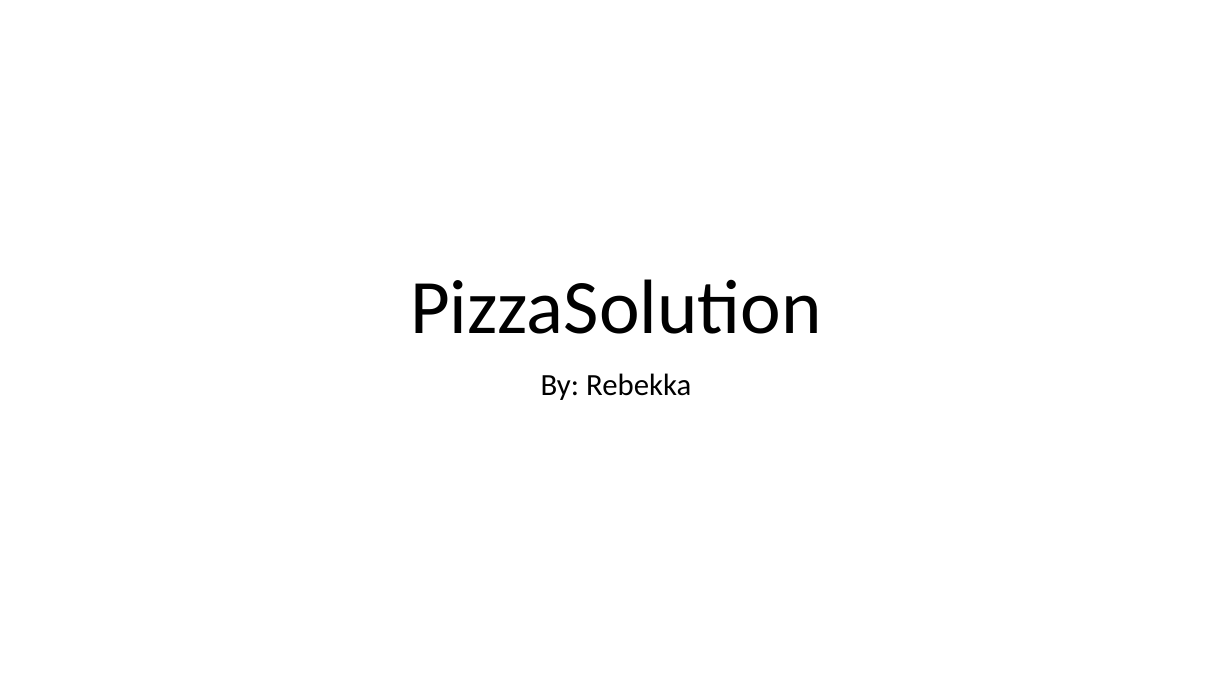
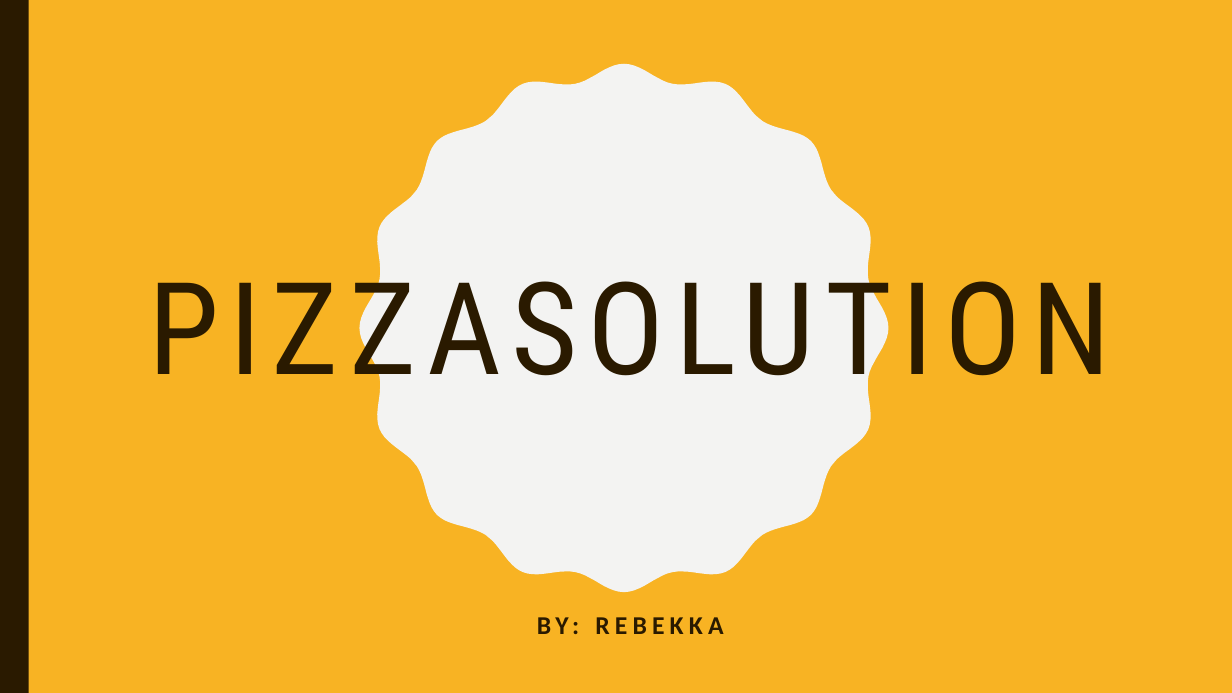
Before and after one commit to Exopi-Talent-Academy/PizzaSolutionRebekka, a slide deck: slide 1 of PizzaSolution Presentation.pptx. Drawn at 1232x693 pixels with LibreOffice and Linux fonts; fonts in the diff are those of the drawing. Boxes give left, top, right and bottom in pixels: in the first picture for what was removed or moved away, otherwise in the second. Text is boxed around its words. In the diff, an @@ line names an element or a change of style, - is before the commit and + after.

```diff
--- a/PizzaSolution Presentation.pptx
+++ b/PizzaSolution Presentation.pptx
@@ background #FFFFFF to #F8B323 @@
@@ rectangle added at (0, 0, 29, 693), fill #2A1A00 @@
@@ freeform shape added at (360, 64, 889, 592), fill #F3F3F2 @@
@@ title "PIZZASOLUTION" at (148, 256, 1111, 404): vertical alignment bottom to middle @@
@@ title at (148, 256, 1111, 404): text changed; size 60 to 100 pt; font Calibri to Roboto Condensed; text colour #000000 to #2A1A00 @@
-PizzaSolution
+PIZZASOLUTION
@@ subtitle at (537, 617, 579, 634): text changed; size 24 to 20 pt; text colour #000000 to #2A1A00; bold on @@
-By: Rebekka
+BY: REBEKKA
```
Also in this commit, not shown: 5 slides added, 1 slide removed, 2 other files.
